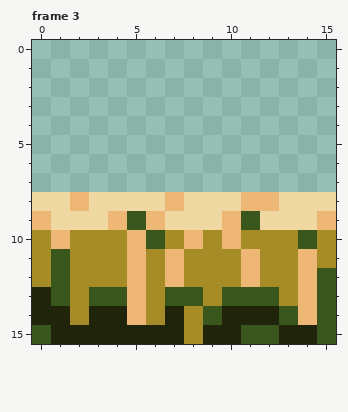
File history of a pixel-art file, Project/ToImport/TallGrassV3.aseprite. Above is the file before it was changed.
16x16 pixels, 3 frames. Shown: frame 3. The commit also changed other frames, which this record leaves out.
Once edited:
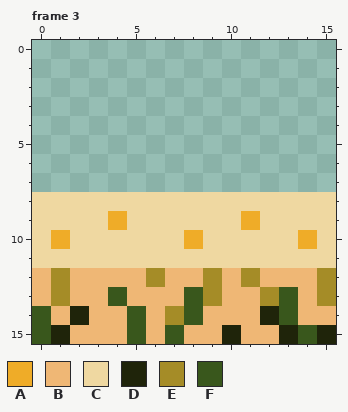
Palette (. is transparent): A #efac28  B #efb775  C #efd8a1  D #1f240a  E #a58c27  F #39571c
What changed:
Changed rows in their new state; - is an unchanged pixel.
Frame 3:
first column x 0:
 8 --C----C---CC---
 9 C---ACC---CA---C
10 CACCCCCCACCCCCAC
11 CCCCCCCCCCCCCCCC
12 BEBBB---B-BEBB-E
13 BEBB--BB--BBEF-E
14 FBDBBFBEFBBB---B
15 --BBBFBFBB-BB-FD
Changed places in both pictures, as pixel boxes (x1, y1, x2, y2):
changed: (32, 192, 336, 344)
